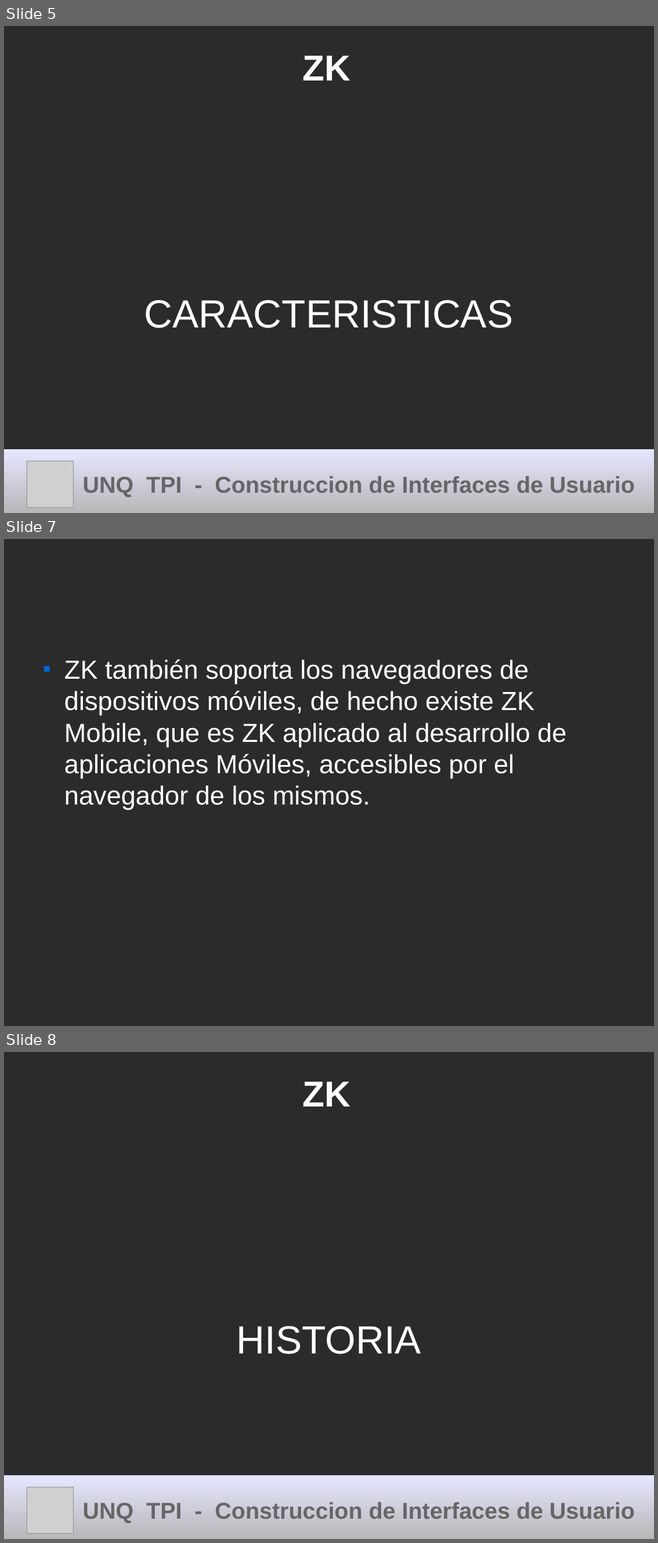
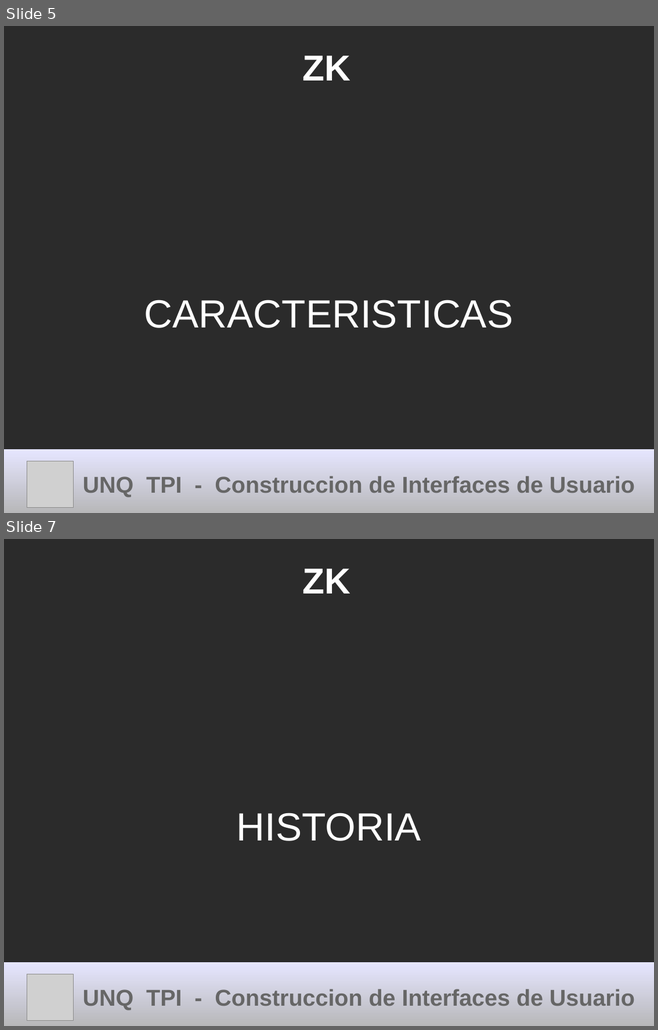
Before and after one commit to cdmarchionne/tpi-ui-tp-esferas, a slide deck: ZK/resources/Presentacion ZK.odp. Shown one above the other, each under a label of ours: slides 5, 7 and 8 before the commit, slides 5 and 7 after it; the slides between them are not shown. The pictures are 658x1543 and 658x1030 pixels, drawn with LibreOffice and Linux fonts; fonts in the diff are those of the drawing; grey boxes stand for pictures; background and template pictures are left out; a plain dark background stands for a picture behind light text. Boxes give left, top, right and bottom in pixels: in the first picture for what was removed or moved away, otherwise in the second. Text is boxed around its words. In the diff, an @@ line names an element or a change of style, - is before the commit and + after.

```diff
--- a/ZK/resources/Presentacion ZK.odp
+++ b/ZK/resources/Presentacion ZK.odp
@@ slide 7 removed at (4, 539, 654, 1026), background picture (left out) @@
@@ text removed at (64, 659, 566, 810) @@
-■ ZK también soporta los navegadores de dispositivos móviles, de hecho existe ZK Mobile, que es ZK aplicado al desarrollo de aplicaciones Móviles, accesibles por el navegador de los mismos.
@@ what was slide 8 is now slide 7 @@
```
Also in this commit, not shown: 1 slide changed, 3 slides added, 1 other slide removed.
